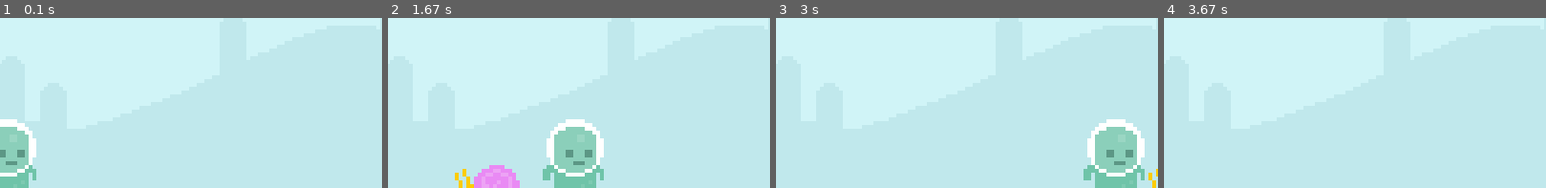
Above: before the commit, frames 1-4 (left to right).
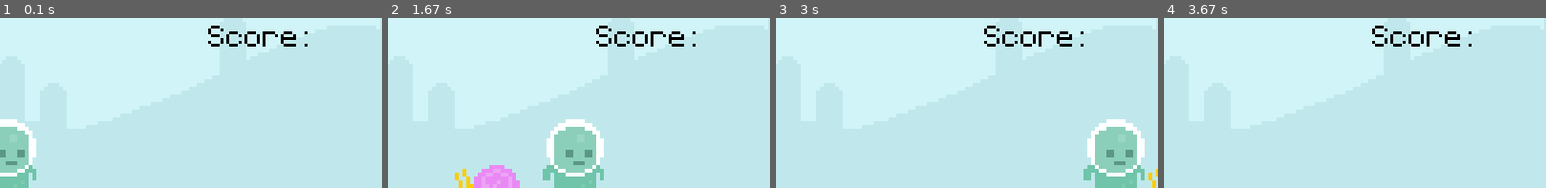
Above: after the commit, the same moments.

Repository: alexjustdoit225/python-mini-projects
Game: pygame game, started from projects/pygame_intro/pygame_intro.py
The game is run twice, just before and just after one commit, with the same random seed, the same clock (stepped at 60 frames per second) and the same inputs.
Inputs:
- Up to frame 1 (0.1 s): no input
- Up to frame 2 (1.67 s): no input
- Up to frame 3 (3 s): no input
- Up to frame 4 (3.67 s): no input
The pictures show only the part of the screen within x 11-61%, y 19-69%; the shares and areas given below are measured in that part.

The runs differ from the first frame. In frame 1, 0.8% of the frame differs, in the area x 54-81%, y 4-17%; in frame 2, 0.8%; in frame 3, 0.8%; in frame 4, 0.8%.

Commit message:
added score
created score text

Diff:
--- a/projects/pygame_intro/pygame_intro.py
+++ b/projects/pygame_intro/pygame_intro.py
@@ -18,6 +18,9 @@
 player1_surf = pygame.image.load('projects\pygame_intro\graphics\Player\player_walk_1.png').convert_alpha()
 player1_rect = player1_surf.get_rect(midbottom= (80, 300))
 
+score_surf = test_font.render('Score: ', False, 'black')
+score_rect = score_surf.get_rect(midbottom= (WIDTH//2 - 40, 150))
+
 while True:
     #checks for any player input
     for event in pygame.event.get():
@@ -30,6 +33,7 @@
     screen.blit(sky_surface, (0,0))
     screen.blit(ground_surface, (0,300))
     screen.blit(text_surface, (300, 50))
+    screen.blit(score_surf, score_rect)
     snail_rect.left += 4
     if snail_rect.right <= 0: snail_rect.left = 800
     elif snail_rect.left >= 800: snail_rect.right = 0
@@ -41,6 +45,7 @@
     screen.blit(player1_surf, player1_rect)
 
 
+
     #updates everything
     pygame.display.update()
     clock.tick(60)
